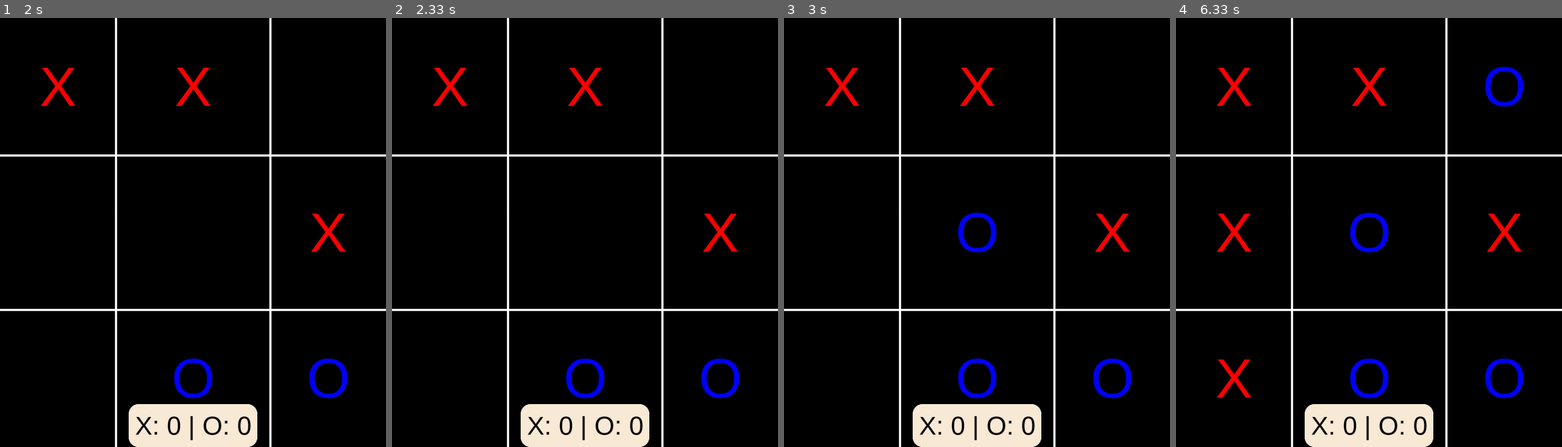
Above: before the commit, frames 1-4 (left to right).
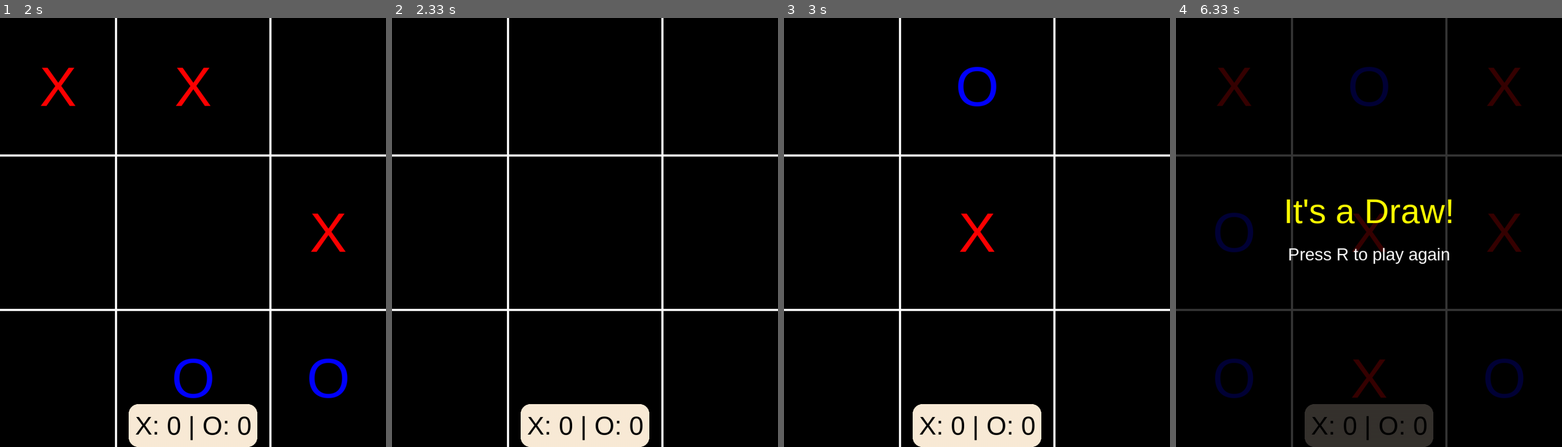
Above: after the commit, the same moments.

Repository: VadaPavMan/Python_Programs
Game: pygame game, started from tictactoe_pygame.py
Same seed, same stepped clock (60 frames per second), same inputs: the game is played once before the commit and once after it.
Inputs (mouse positions are in pixels of both pictures, inside the frame that each line leads up to):
- Up to frame 1 (2 s): click (316, 219) at 0.38 s; click (231, 326) at 0.72 s; click (250, 82) at 1.05 s; click (335, 382) at 1.38 s; click (100, 146) at 1.72 s
- Up to frame 2 (2.33 s): hold R from 2 s (still down)
- Up to frame 3 (3 s): release R at 2.47 s; click (965, 159) at 2.55 s; click (922, 142) at 2.88 s
- Up to frame 4 (6.33 s): click (1469, 193) at 3.22 s; click (1241, 275) at 3.55 s; click (1450, 155) at 3.88 s; click (1453, 125) at 4.22 s; click (1507, 331) at 5.05 s; click (1311, 356) at 5.38 s; click (1253, 391) at 5.72 s; click (1233, 86) at 6.05 s

Frame 1 is identical in both runs. In frame 2, 1.5% of the frame differs, in the area x 10-90%, y 11-89%; in frame 3, 2.4%; in frame 4, 11%, in the area x 0-100%, y 0-100%.

Commit message:
Update tictactoe_pygame.py

Diff:
--- a/tictactoe_pygame.py
+++ b/tictactoe_pygame.py
@@ -1,11 +1,14 @@
 import pygame
 import sys
-
 
 pygame.init()
 WIDTH, HEIGHT = 900, 1000
 current_player = "X"
 arr = [[0, 0, 0], [0, 0, 0], [0, 0, 0]]
+winner = ""
+game_over = False
+x_score = 0
+o_score = 0
 
 # Define Position:
 # TOP_LEFT = x(0, 270) y(0, 320)
@@ -23,6 +26,43 @@
 screen = pygame.display.set_mode((WIDTH, HEIGHT))
 pygame.display.set_caption("Tic Tac Toe")
 
+
+def checkWin(arr):
+    # Check rows
+    for row in range(3):
+        if arr[row][0] != 0 and arr[row][0] == arr[row][1] == arr[row][2]:
+            return arr[row][0]
+
+    # Check columns
+    for col in range(3):
+        if arr[0][col] != 0 and arr[0][col] == arr[1][col] == arr[2][col]:
+            return arr[0][col]
+
+    # Check diagonals
+    if arr[0][0] != 0 and arr[0][0] == arr[1][1] == arr[2][2]:
+        return arr[0][0]
+    if arr[0][2] != 0 and arr[0][2] == arr[1][1] == arr[2][0]:
+        return arr[0][2]
+
+    return None
+
+
+def checkDraw(arr):
+    for row in range(3):
+        for col in range(3):
+            if arr[row][col] == 0:
+                return False
+    return True
+
+
+def resetGame():
+    global arr, current_player, winner, game_over
+    arr = [[0, 0, 0], [0, 0, 0], [0, 0, 0]]
+    current_player = "X"
+    winner = ""
+    game_over = False
+
+
 running = True
 while running:
 
@@ -30,9 +70,7 @@
     screen.fill(pygame.Color("black"))
 
     # Score System
-    x = 0
-    o = 0
-    score = f"X: {x} | O: {o}"
+    score = f"X: {x_score} | O: {o_score}"
     X_text = "X"
     O_text = "O"
     X_font = pygame.font.SysFont("sansserif", 130)
@@ -49,112 +87,84 @@
         elif event.type == pygame.KEYDOWN:
             if event.key == pygame.K_ESCAPE:
                 running = False
+            elif event.key == pygame.K_r:
+                resetGame()
+
         elif event.type == pygame.VIDEORESIZE:
             WIDTH = event.w
             HEIGHT = event.h
-
             screen = pygame.display.set_mode((WIDTH, HEIGHT))
-        elif event.type == pygame.MOUSEBUTTONDOWN:
+
+        elif event.type == pygame.MOUSEBUTTONDOWN and not game_over:
             mouse_pos = event.pos
             print(f"Clicked at: {mouse_pos}")
 
-            # Top
-            if (mouse_pos[0] > 0 and mouse_pos[0] <= 270) and (
-                mouse_pos[1] > 0 and mouse_pos[1] <= 320
-            ):
-                print(f"Clicked On Top Left")
-                if arr[0][0] == 0:
-                    arr[0][0] = current_player
-                    current_player = "O" if current_player == "X" else "X"
+            row, col = -1, -1
+
+            # Top row
+            if mouse_pos[1] > 0 and mouse_pos[1] <= 320:
+                row = 0
+                if mouse_pos[0] > 0 and mouse_pos[0] <= 270:
+                    col = 0
+                    print("Clicked On Top Left")
+                elif mouse_pos[0] > 271 and mouse_pos[0] <= 630:
+                    col = 1
+                    print("Clicked On Top Mid")
+                elif mouse_pos[0] > 631 and mouse_pos[0] <= 900:
+                    col = 2
+                    print("Clicked On Top Right")
+
+            # Middle row
+            elif mouse_pos[1] > 320 and mouse_pos[1] <= 680:
+                row = 1
+                if mouse_pos[0] > 0 and mouse_pos[0] <= 270:
+                    col = 0
+                    print("Clicked On Mid Left")
+                elif mouse_pos[0] > 271 and mouse_pos[0] <= 630:
+                    col = 1
+                    print("Clicked On Mid Mid")
+                elif mouse_pos[0] > 631 and mouse_pos[0] <= 900:
+                    col = 2
+                    print("Clicked On Mid Right")
+
+            # Bottom row
+            elif mouse_pos[1] > 680 and mouse_pos[1] <= 1000:
+                row = 2
+                if mouse_pos[0] > 0 and mouse_pos[0] <= 270:
+                    col = 0
+                    print("Clicked On Down Left")
+                elif mouse_pos[0] > 271 and mouse_pos[0] <= 630:
+                    col = 1
+                    print("Clicked On Down Mid")
+                elif mouse_pos[0] > 631 and mouse_pos[0] <= 900:
+                    col = 2
+                    print("Clicked On Down Right")
+
+            if row != -1 and col != -1:
+                if arr[row][col] == 0:
+                    arr[row][col] = current_player
+
+                    winner = checkWin(arr)
+                    if winner:
+                        game_over = True
+                        if winner == "X":
+                            x_score += 1
+                            print(f"X Wins! Score: X-{x_score} O-{o_score}")
+                        else:
+                            o_score += 1
+                            print(f"O Wins! Score: X-{x_score} O-{o_score}")
+                    elif checkDraw(arr):
+                        game_over = True
+                        winner = "Draw"
+                        print("It's a Draw!")
+                    else:
+                        current_player = "O" if current_player == "X" else "X"
                 else:
-                    print(f"Position Already Taken")
-
-            elif (mouse_pos[0] > 271 and mouse_pos[0] <= 630) and (
-                mouse_pos[1] > 0 and mouse_pos[1] <= 320
-            ):
-                print(f"Clicked On Top Mid")
-                if arr[0][1] == 0:
-                    arr[0][1] = current_player
-                    current_player = "O" if current_player == "X" else "X"
-                else:
-                    print(f"Position Already Taken")
-
-            elif (mouse_pos[0] > 631 and mouse_pos[0] <= 900) and (
-                mouse_pos[1] > 0 and mouse_pos[1] <= 320
-            ):
-                print(f"Clicked On Top Right")
-                if arr[0][2] == 0:
-                    arr[0][2] = current_player
-                    current_player = "O" if current_player == "X" else "X"
-                else:
-                    print(f"Position Already Taken")
-
-            # Mid
-            if (mouse_pos[0] > 0 and mouse_pos[0] <= 270) and (
-                mouse_pos[1] > 320 and mouse_pos[1] <= 680
-            ):
-                print(f"Clicked On Mid Left")
-                if arr[1][0] == 0:
-                    arr[1][0] = current_player
-                    current_player = "O" if current_player == "X" else "X"
-                else:
-                    print(f"Position Already Taken")
-
-            elif (mouse_pos[0] > 271 and mouse_pos[0] <= 630) and (
-                mouse_pos[1] > 320 and mouse_pos[1] <= 680
-            ):
-                print(f"Clicked On Mid Mid")
-                if arr[1][1] == 0:
-                    arr[1][1] = current_player
-                    current_player = "O" if current_player == "X" else "X"
-                else:
-                    print(f"Position Already Taken")
-
-            elif (mouse_pos[0] > 631 and mouse_pos[0] <= 900) and (
-                mouse_pos[1] > 320 and mouse_pos[1] <= 680
-            ):
-                print(f"Clicked On Mid Right")
-                if arr[1][2] == 0:
-                    arr[1][2] = current_player
-                    current_player = "O" if current_player == "X" else "X"
-                else:
-                    print(f"Position Already Taken")
-
-            # Down
-            if (mouse_pos[0] > 0 and mouse_pos[0] <= 270) and (
-                mouse_pos[1] > 680 and mouse_pos[1] <= 1000
-            ):
-                print(f"Clicked On Down Left")
-                if arr[2][0] == 0:
-                    arr[2][0] = current_player
-                    current_player = "O" if current_player == "X" else "X"
-                else:
-                    print(f"Position Already Taken")
-
-            elif (mouse_pos[0] > 271 and mouse_pos[0] <= 630) and (
-                mouse_pos[1] > 680 and mouse_pos[1] <= 1000
-            ):
-                print(f"Clicked On Down Mid")
-                if arr[2][1] == 0:
-                    arr[2][1] = current_player
-                    current_player = "O" if current_player == "X" else "X"
-                else:
-                    print(f"Position Already Taken")
-
-            elif (mouse_pos[0] > 631 and mouse_pos[0] <= 900) and (
-                mouse_pos[1] > 680 and mouse_pos[1] <= 1000
-            ):
-                print(f"Clicked On Down Right")
-                if arr[2][2] == 0:
-                    arr[2][2] = current_player
-                    current_player = "O" if current_player == "X" else "X"
-                else:
-                    print(f"Position Already Taken")
+                    print("Position Already Taken")
 
     # Draw Linings Horizontal Vertical
     add_space = -180
     for i in range(2):
-
         # Horizontal
         pygame.draw.line(
             screen,
@@ -174,10 +184,11 @@
         )
         add_space = 180
 
+    # Draw X's and O's
     cell_centers = [
         [(135, 160), (450, 160), (765, 160)],
         [(135, 500), (450, 500), (765, 500)],
-        [(135, 840), (450, 840), (765, 840)]
+        [(135, 840), (450, 840), (765, 840)],
     ]
 
     for row in range(3):
@@ -203,6 +214,31 @@
     )
     screen.blit(text_surface, text_rect)
 
+    # Display winner or draw message
+    if game_over:
+        overlay = pygame.Surface((WIDTH, HEIGHT))
+        overlay.set_alpha(200)
+        overlay.fill((0, 0, 0))
+        screen.blit(overlay, (0, 0))
+
+        win_font = pygame.font.SysFont("sansserif", 80)
+        instruction_font = pygame.font.SysFont("sansserif", 40)
+
+        if winner == "Draw":
+            win_text = win_font.render("It's a Draw!", True, pygame.Color("yellow"))
+        else:
+            win_color = pygame.Color("red") if winner == "X" else pygame.Color("blue")
+            win_text = win_font.render(f"{winner} Wins!", True, win_color)
+
+        win_rect = win_text.get_rect()
+        win_rect.center = (WIDTH // 2, HEIGHT // 2 - 50)
+        screen.blit(win_text, win_rect)
+
+        instruction_text = instruction_font.render("Press R to play again", True, pygame.Color("white"))
+        instruction_rect = instruction_text.get_rect()
+        instruction_rect.center = (WIDTH // 2, HEIGHT // 2 + 50)
+        screen.blit(instruction_text, instruction_rect)
+
     pygame.display.flip()
     pygame.time.Clock().tick(60)
 
